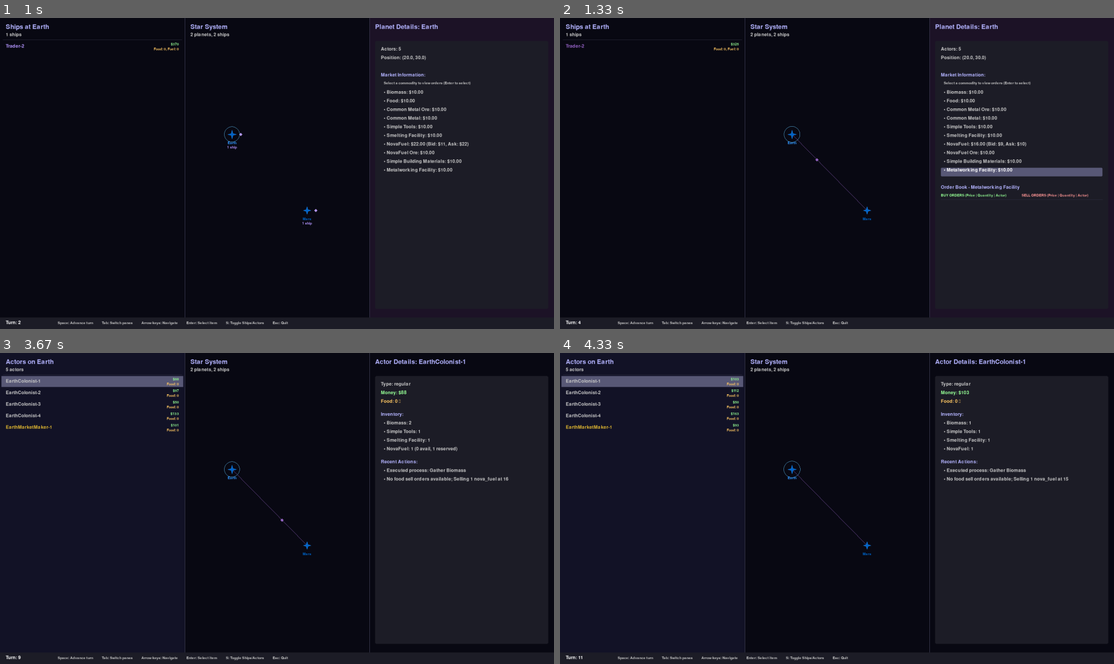
Above: before the commit, frames 1-4 (two rows, left to right).
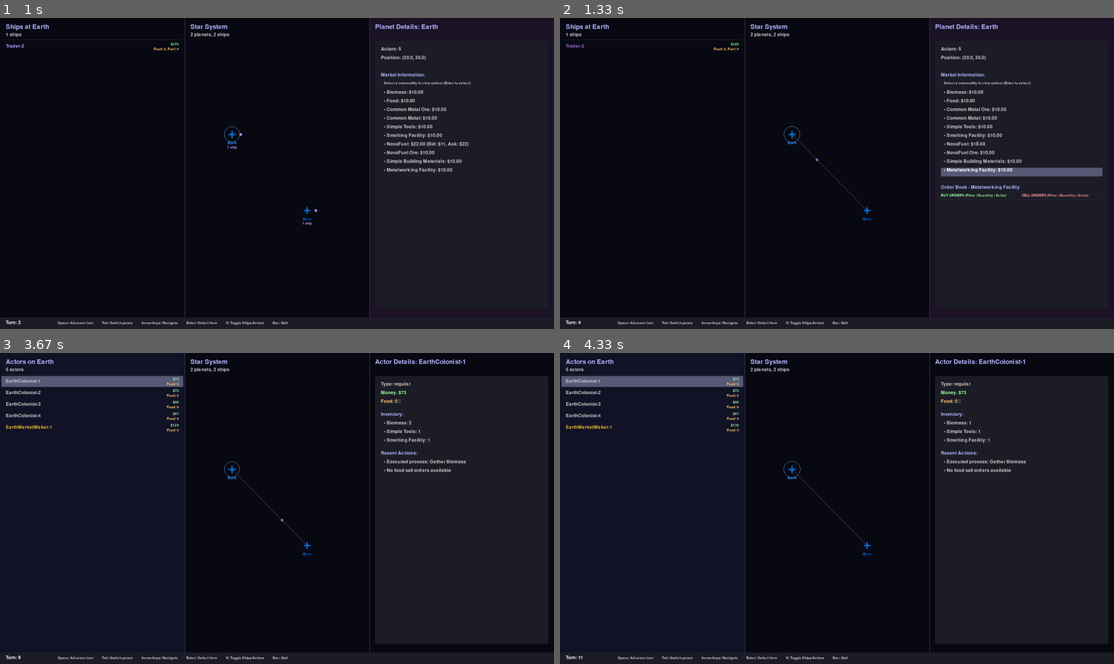
Above: after the commit, the same moments.

Repository: tcgarvin/spacesim2
Game: pygame game, started from spacesim2/__main__.py
Two runs of this game, one before a commit and one after it. Both use one fixed random seed, a clock stepped at 60 frames per second and the inputs below.
Inputs:
- Up to frame 1 (1 s): tap Space at 0.33, 0.73 s; hold Right from 0.67 s (still down); tap S at 0.82 s
- Up to frame 2 (1.33 s): tap Space at 1.03, 1.23 s; release Right at 1.13 s; hold Up from 1.17 s (still down)
- Up to frame 3 (3.67 s): release Up at 1.47 s; hold Right 1.5-1.97 s; tap Space at 1.57, 1.87, 2.4, 2.7, 3.3 s; click "Trader-1" at 2.05 s; hold Left 2.33-2.87 s; click "Money: $1" at 2.95 s; hold Down 3.23-3.53 s; tap S at 3.38 s; click "EarthColonist-1" at 3.62 s
- Up to frame 4 (4.33 s): hold Left 3.9-4.3 s; tap Space at 3.97, 4.27 s

Frame 1 is identical in both runs. In frame 2, less than 0.1% of the frame differs, in the area x 75-85%, y 39-42%; in frame 3, 0.6%, in the area x 30-92%, y 7-42%; in frame 4, 0.5%.

Commit message:
Fix market inventory conservation bug
- Fixed bug in market's _execute_transaction method that created resources out of nothing
- Added proper handling of commodity transfers and inventory checks
- Added money conservation for price differences between order price and execution price
- Added comprehensive test suite for resource conservation in all market operations

🤖 Generated with [Claude Code](https://claude.ai/code)

Co-Authored-By: Claude <noreply@anthropic.com>

Diff:
--- a/spacesim2/core/market.py
+++ b/spacesim2/core/market.py
@@ -330,14 +330,48 @@
             buy_order: The buy order (if any)
             sell_order: The sell order (if any)
         """
-        total_amount = quantity * price
+        # Handle commodity transfer first to determine actual quantity
+        actual_quantity = quantity  # Track the actual quantity being transferred
+
+        if sell_order:
+            # For sell orders, we need to unreserve the commodity (which makes it available again)
+            # and then remove it from the seller's inventory
+            reserved_quantity = min(quantity, seller.inventory.get_reserved_quantity(commodity_type))
+            if reserved_quantity < quantity:
+                # This should not happen, but log it if it does
+                actual_quantity = reserved_quantity
+                print(f"WARNING: Reserved quantity ({reserved_quantity}) less than transfer quantity ({quantity})")
+
+            # First unreserve the commodity (moves from reserved to available)
+            seller.inventory.unreserve_commodity(commodity_type, actual_quantity)
+
+            # Then remove from available inventory
+            if not seller.inventory.remove_commodity(commodity_type, actual_quantity):
+                print(f"ERROR: Failed to remove {actual_quantity} of {commodity_type.id} from seller inventory")
+                actual_quantity = 0
+        else:
+            # Immediate transaction - remove directly from available inventory
+            if not seller.inventory.remove_commodity(commodity_type, quantity):
+                # This should not happen, but log it if it does
+                print(f"ERROR: Failed to remove {quantity} of {commodity_type.id} from seller inventory")
+                actual_quantity = 0
+
+        # Calculate the actual price based on the quantity that was transferred
+        total_amount = actual_quantity * price
 
         # Handle money transfers differently based on whether order exists
         if buy_order:
             # Money is already reserved - adjust from reserved to spent
-            # In case of partial fills, calculate the actual amount to unreserve
-            reserved_amount = min(quantity * buy_order.price, buyer.reserved_money)
+            # Calculate the exact amount to unreserve based on the actual quantity transferred
+            reserved_amount = min(actual_quantity * buy_order.price, buyer.reserved_money)
             buyer.reserved_money -= reserved_amount
+
+            # If transaction price differs from order price, adjust the difference
+            price_diff = buy_order.price - price
+            if price_diff > 0 and actual_quantity > 0:
+                # Buyer pays less than reserved, return the difference
+                refund = actual_quantity * price_diff
+                buyer.money += refund
         else:
             # Immediate transaction - reduce available money
             buyer.money -= total_amount
@@ -345,25 +379,15 @@
         # Add money to seller (always goes to available money)
         seller.money += total_amount
 
-        # Handle commodity transfer differently based on whether order exists
-        if sell_order:
-            # Get reserved quantity
-            reserved_quantity = min(quantity, seller.inventory.get_reserved_quantity(commodity_type))
-            # No need to manually update the reserved commodities - unreserve_commodity handles it
-            seller.inventory.unreserve_commodity(commodity_type, reserved_quantity)
-        else:
-            # Immediate transaction - remove from available inventory
-            seller.inventory.remove_commodity(commodity_type, quantity)
-
-        # Add commodity to buyer (always goes to available inventory)
-        buyer.inventory.add_commodity(commodity_type, quantity)
-
-        # Record the transaction
+        # Add commodity to buyer (only the amount actually taken from seller)
+        buyer.inventory.add_commodity(commodity_type, actual_quantity)
+
+        # Record the transaction (with the actual quantity transferred)
         transaction = Transaction(
             buyer=buyer,
             seller=seller,
             commodity_type=commodity_type,
-            quantity=quantity,
+            quantity=actual_quantity,
             price=price,
             total_amount=total_amount,
             turn=self.current_turn
--- /dev/null
+++ b/tests/test_market_conservation.py
@@ -0,0 +1,195 @@
+import pytest
+from typing import Dict, Tuple
+
+from spacesim2.core.actor import Actor
+from spacesim2.core.commodity import CommodityRegistry, CommodityDefinition, Inventory
+from spacesim2.core.market import Market
+
+
+@pytest.fixture
+def commodity_registry():
+    """Create a commodity registry with test commodities."""
+    registry = CommodityRegistry()
+    registry.load_from_file("data/commodities.yaml")
+    return registry
+
+
+@pytest.fixture
+def nova_fuel(commodity_registry):
+    """Get the nova_fuel commodity definition."""
+    return commodity_registry.get_commodity("nova_fuel")
+
+
+@pytest.fixture
+def market_with_actors(commodity_registry, nova_fuel) -> Tuple[Market, Actor, Actor]:
+    """Set up a market with buyer and seller actors."""
+    market = Market()
+    market.commodity_registry = commodity_registry
+
+    buyer = Actor("Buyer", initial_money=1000)
+    seller = Actor("Seller", initial_money=500)
+
+    # Give the seller some nova_fuel
+    seller.inventory.add_commodity(nova_fuel, 20)
+
+    return market, buyer, seller
+
+
+def count_total_commodities(market: Market, commodity: CommodityDefinition, *actors: Actor) -> int:
+    """Count the total amount of a commodity across all actors."""
+    total = 0
+    for actor in actors:
+        total += actor.inventory.get_quantity(commodity)
+    return total
+
+
+def count_total_money(market: Market, *actors: Actor) -> int:
+    """Count the total money across all actors (available + reserved)."""
+    total = 0
+    for actor in actors:
+        total += actor.money + actor.reserved_money
+    return total
+
+
+def test_conservation_in_normal_trade(market_with_actors, nova_fuel):
+    """Test that commodity and money are conserved during normal trading."""
+    market, buyer, seller = market_with_actors
+
+    # Record initial state
+    initial_commodity_count = count_total_commodities(market, nova_fuel, buyer, seller)
+    initial_money = count_total_money(market, buyer, seller)
+
+    # Place orders
+    market.place_buy_order(buyer, nova_fuel, 5, 10)
+    market.place_sell_order(seller, nova_fuel, 5, 10)
+
+    # Before matching, check that totals are unchanged
+    assert count_total_commodities(market, nova_fuel, buyer, seller) == initial_commodity_count
+    assert count_total_money(market, buyer, seller) == initial_money
+
+    # Match orders
+    market.match_orders()
+
+    # After matching, check that totals are still unchanged
+    assert count_total_commodities(market, nova_fuel, buyer, seller) == initial_commodity_count
+    assert count_total_money(market, buyer, seller) == initial_money
+
+
+def test_conservation_with_partial_matches(market_with_actors, nova_fuel):
+    """Test that commodity and money are conserved with partial order matches."""
+    market, buyer, seller = market_with_actors
+
+    # Record initial state
+    initial_commodity_count = count_total_commodities(market, nova_fuel, buyer, seller)
+    initial_money = count_total_money(market, buyer, seller)
+
+    # Place orders with different quantities
+    market.place_buy_order(buyer, nova_fuel, 8, 10)
+    market.place_sell_order(seller, nova_fuel, 5, 10)
+
+    # Match orders
+    market.match_orders()
+
+    # Check that totals are still unchanged after partial match
+    assert count_total_commodities(market, nova_fuel, buyer, seller) == initial_commodity_count
+    assert count_total_money(market, buyer, seller) == initial_money
+
+
+def test_conservation_after_order_cancellation(market_with_actors, nova_fuel):
+    """Test that commodity and money are conserved when orders are cancelled."""
+    market, buyer, seller = market_with_actors
+
+    # Record initial state
+    initial_commodity_count = count_total_commodities(market, nova_fuel, buyer, seller)
+    initial_money = count_total_money(market, buyer, seller)
+
+    # Place orders
+    buy_order_id = market.place_buy_order(buyer, nova_fuel, 5, 10)
+    sell_order_id = market.place_sell_order(seller, nova_fuel, 5, 10)
+
+    # Cancel the orders
+    market.cancel_order(buy_order_id)
+    market.cancel_order(sell_order_id)
+
+    # Check that totals are unchanged after cancellation
+    assert count_total_commodities(market, nova_fuel, buyer, seller) == initial_commodity_count
+    assert count_total_money(market, buyer, seller) == initial_money
+
+
+def test_conservation_with_multiple_trades(market_with_actors, nova_fuel):
+    """Test that commodity and money are conserved across multiple trading cycles."""
+    market, buyer, seller = market_with_actors
+
+    # Record initial state
+    initial_commodity_count = count_total_commodities(market, nova_fuel, buyer, seller)
+    initial_money = count_total_money(market, buyer, seller)
+
+    # Execute multiple trade cycles
+    for i in range(3):
+        # First trade cycle
+        market.place_buy_order(buyer, nova_fuel, 2, 10)
+        market.place_sell_order(seller, nova_fuel, 2, 10)
+        market.match_orders()
+
+        # Second trade cycle (reverse direction)
+        market.place_buy_order(seller, nova_fuel, 1, 11)
+        market.place_sell_order(buyer, nova_fuel, 1, 11)
+        market.match_orders()
+
+    # Check conservation after multiple trades
+    assert count_total_commodities(market, nova_fuel, buyer, seller) == initial_commodity_count
+    assert count_total_money(market, buyer, seller) == initial_money
+
+
+def test_conservation_with_price_changes(market_with_actors, nova_fuel):
+    """Test that modifying order prices doesn't affect conservation."""
+    market, buyer, seller = market_with_actors
+
+    # Record initial state
+    initial_commodity_count = count_total_commodities(market, nova_fuel, buyer, seller)
+    initial_money = count_total_money(market, buyer, seller)
+
+    # Place orders
+    buy_order_id = market.place_buy_order(buyer, nova_fuel, 5, 10)
+    sell_order_id = market.place_sell_order(seller, nova_fuel, 5, 15)
+
+    # Modify prices
+    market.modify_order(buy_order_id, 20)
+    market.modify_order(sell_order_id, 12)
+
+    # Check that totals are unchanged after price modifications
+    assert count_total_commodities(market, nova_fuel, buyer, seller) == initial_commodity_count
+    assert count_total_money(market, buyer, seller) == initial_money
+
+    # Match orders with new prices
+    market.match_orders()
+
+    # Check conservation after trade with modified prices
+    assert count_total_commodities(market, nova_fuel, buyer, seller) == initial_commodity_count
+    assert count_total_money(market, buyer, seller) == initial_money
+
+
+def test_conservation_when_clearing_all_orders(market_with_actors, nova_fuel):
+    """Test that clearing all orders properly releases all resources."""
+    market, buyer, seller = market_with_actors
+
+    # Record initial state
+    initial_commodity_count = count_total_commodities(market, nova_fuel, buyer, seller)
+    initial_money = count_total_money(market, buyer, seller)
+
+    # Place several orders
+    market.place_buy_order(buyer, nova_fuel, 3, 10)
+    market.place_buy_order(buyer, nova_fuel, 2, 12)
+    market.place_sell_order(seller, nova_fuel, 4, 9)
+    market.place_sell_order(seller, nova_fuel, 3, 11)
+
+    # Clear all orders
+    market.clear_orders()
+
+    # Check that all resources are properly released
+    assert count_total_commodities(market, nova_fuel, buyer, seller) == initial_commodity_count
+    assert count_total_money(market, buyer, seller) == initial_money
+
+    # Verify that order books are empty
+    assert len(market.buy_orders.get(nova_fuel, [])) == 0
+    assert len(market.sell_orders.get(nova_fuel, [])) == 0
